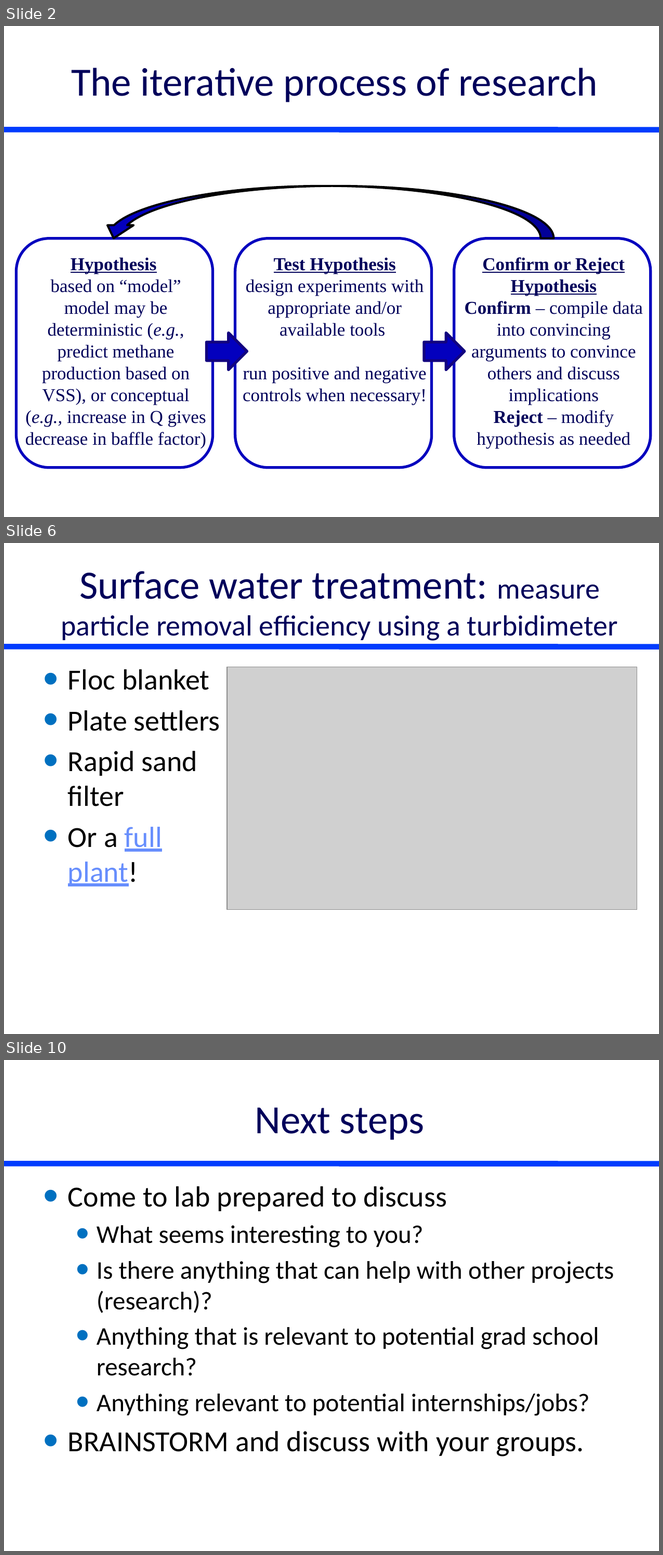
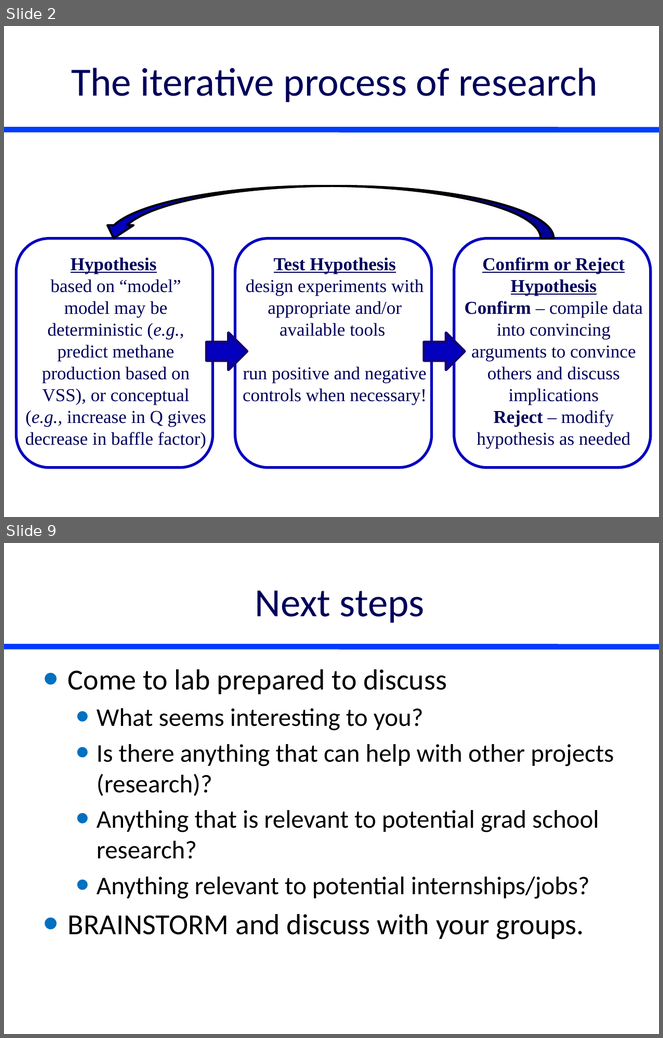
Before and after one commit to monroews/CEE4530, a slide deck: website/pptx/Project_Ideas.pptx. Shown one above the other, each under a label of ours: slides 2, 6 and 10 before the commit, slides 2 and 9 after it; the slides between them are not shown. The pictures are 663x1555 and 663x1038 pixels, drawn with LibreOffice and Linux fonts; fonts in the diff are those of the drawing; grey boxes stand for pictures. Boxes give left, top, right and bottom in pixels: in the first picture for what was removed or moved away, otherwise in the second. Text is boxed around its words. In the diff, an @@ line names an element or a change of style, - is before the commit and + after.

```diff
--- a/website/pptx/Project_Ideas.pptx
+++ b/website/pptx/Project_Ideas.pptx
@@ slide 6 removed at (4, 543, 659, 1034), background #FFFFFF; not listed: 1 template element that a slide beside it also shows @@
@@ title removed at (61, 571, 618, 641) @@
-Surface water treatment: measure particle removal efficiency using a turbidimeter
@@ picture removed at (228, 667, 637, 910) @@
@@ text removed at (68, 669, 220, 887) @@
-• Floc blanket
-• Plate settlers
-• Rapid sand filter
-• Or a full plant!
@@ what was slide 10 is now slide 9 @@
```
Also in this commit, not shown: 6 slides changed, 1 slide added, 2 other slides removed, 1 other file.
